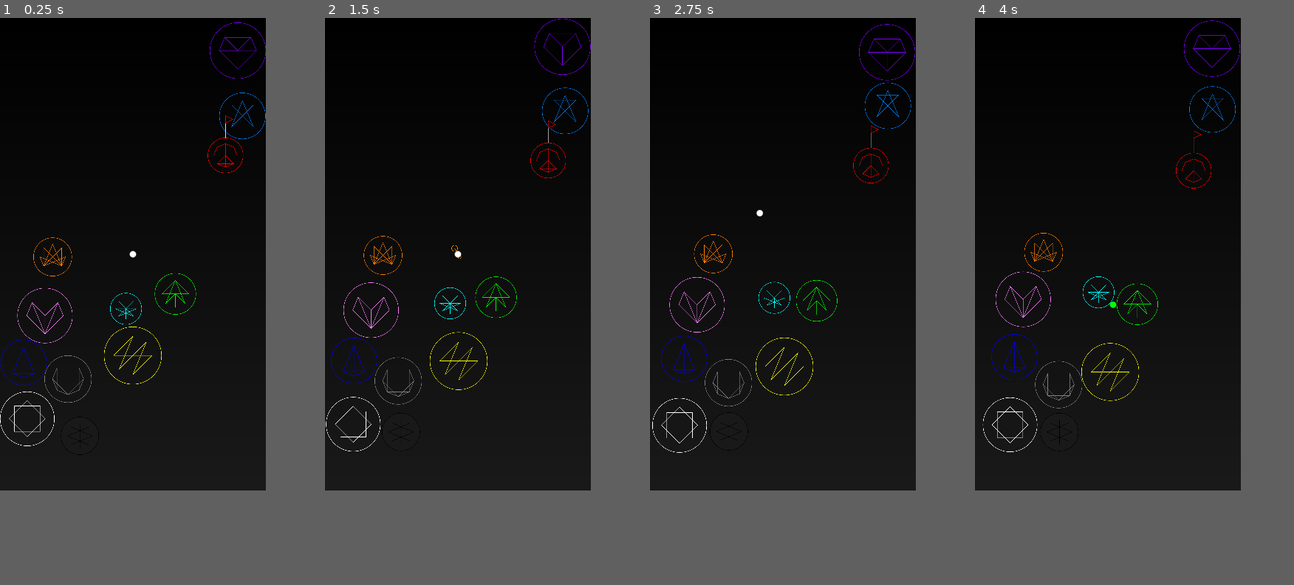
Above: before the commit, frames 1-4 (left to right).
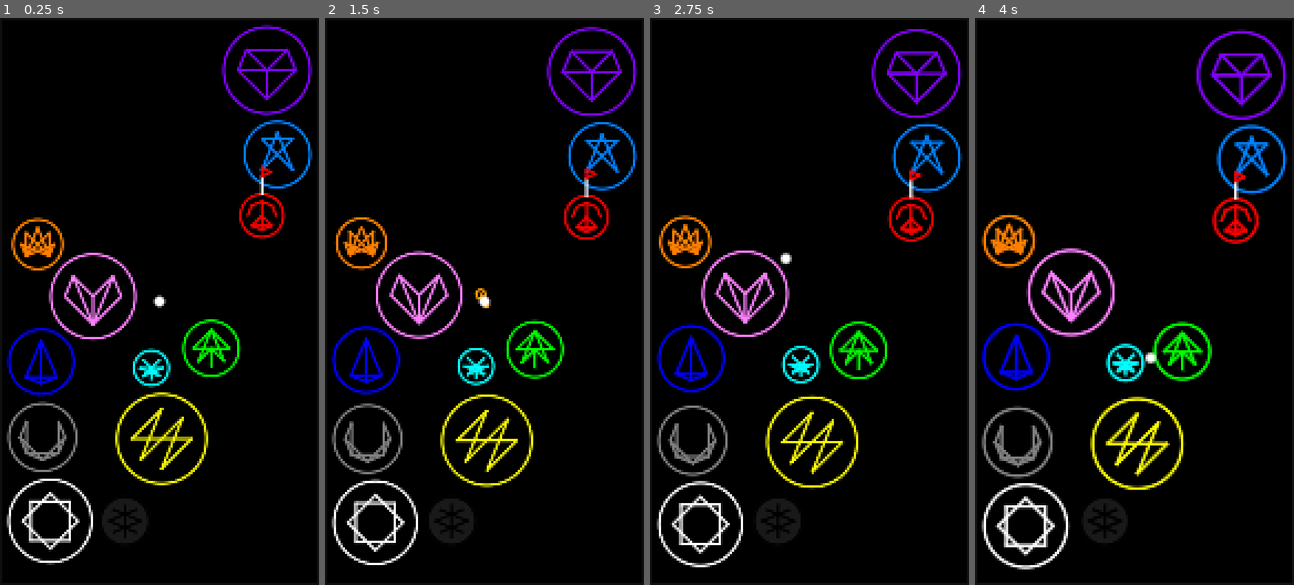
Above: after the commit, the same moments.

Repository: cursebinder22/space-golf-2d
Game: Godot game, scene res://main.tscn
Same seed, same stepped clock (60 frames per second), same inputs: the game is played once before the commit and once after it.
Inputs (mouse positions are in pixels of both pictures, inside the frame that each line leads up to):
- Up to frame 1 (0.25 s): no input
- Up to frame 2 (1.5 s): tap Enter at 0.5 s; move the mouse to (516, 233) at 0.52 s; click (516, 233) at 0.67 s; drag from (404, 278) to (446, 346) at 1.27 s
- Up to frame 3 (2.75 s): move the mouse to (809, 148) at 2.02 s; click (809, 148) at 2.17 s
- Up to frame 4 (4 s): drag from (1096, 346) to (1029, 182) at 2.77 s; move the mouse to (1188, 324) at 3.52 s; click (1188, 324) at 3.67 s
In our replay, the window is 360x640 before the commit and 432x768 after it. These sizes can differ from the game's own. Grey fills any space a smaller window leaves; there, only what the larger window draws over its background counts as a difference.

The runs differ from the first frame. In frame 1, 13% of the frame differs, in the area x 0-98%, y 0-97%; in frame 2, 13%; in frame 3, 13%; in frame 4, 14%, in the area x 0-98%, y 0-98%.

Commit message:
Lower the viewport resolution and add visual line width enhancements
Also updated Godot to 4.7.1.

Diff:
--- a/main.gd
+++ b/main.gd
@@ -5,39 +5,27 @@
 @onready var game_height = ProjectSettings.get_setting("display/window/size/viewport_height")
 @onready var min_game_size = min(game_width, game_height)
 
-# background info
-@onready var background_points = PackedVector2Array([
-	Vector2(0,0),
-	Vector2(game_width,0),
-	Vector2(game_width,game_height),
-	Vector2(0,game_height)
-])
-@onready var background_colors = PackedColorArray([
-	Color(0,0,0),
-	Color(0,0,0),
-	Color(.1,.1,.1),
-	Color(.1,.1,.1)
-])
-
 # friction info
 const high_friction = .2
 const normal_friction = .1
 const low_friction = .01
+
+# planet info
+const drift_speed = .01
+var planets = []
+@onready var total_planets = Element.size()
+
+# meta
+var true_line_width = 1.0
+var line_width = true_line_width
 const anti_alias = true
 
-# planet info
-const drift_speed = .1
-var planets = []
-@onready var line_width = .5
-@onready var total_planets = Element.size()
-
 # ball info
-@onready var normal_ball_radius = 4
 @onready var ball = {
 	'position': Vector2(game_width/2, game_height/2),
 	'speed': 0,
 	'direction': Vector2.ZERO,
-	'radius': normal_ball_radius,
+	'radius': 2,
 	'planet': null,
 	'color': Color.WHITE
 }
@@ -304,12 +292,13 @@
 	]
 }
 
-func draw_flag(scale: float = 5):
+func draw_flag():
+	var draw_scale = 2
 	var base = flag.planet.position
 	base.y -= flag.planet.radius
 	for line in flag.form:
-		var p1 = base + Vector2(line[0][0] * scale, line[0][1] * scale)
-		var p2 = base + Vector2(line[1][0] * scale, line[1][1] * scale)
+		var p1 = base + Vector2(line[0][0] * draw_scale, line[0][1] * draw_scale)
+		var p2 = base + Vector2(line[1][0] * draw_scale, line[1][1] * draw_scale)
 		var c = line[2]
 		draw_line(p1, p2, c, line_width, anti_alias)
 
@@ -642,7 +631,7 @@
 	# generate planets
 	for i in range(total_planets):
 		var element = Element.values()[i]
-		var planet_radius = randf_range(20, 40)
+		var planet_radius = game_width/10 * randf_range(.5, 1.5)
 		var planet_x = randf_range(0, game_width)
 		var planet_y = randf_range(0, game_height)
 		planets.append({
@@ -662,7 +651,9 @@
 				click_start_pos = event.position
 				draw_drag_line = true
 				fade_drag_line = false
+				ball.speed = 0
 			else: # release click
+				line_width *= 2
 				click_end_pos = event.position
 				fade_drag_line = true
 				ball.direction = (-click_end_pos + click_start_pos).normalized()
@@ -672,6 +663,8 @@
 				ball.planet = null
 
 func _process(_delta: float) -> void:
+	line_width = lerp(line_width, true_line_width, .1)
+
 	# for draw function's drag line
 	if Input.is_mouse_button_pressed(MOUSE_BUTTON_LEFT):
 		click_drag_pos = get_global_mouse_position()
@@ -685,38 +678,37 @@
 	for planet in planets:
 		planet.position += drift_speed * planet.direction
 		for other_planet in planets:
-			var dist = planet.position.distance_to(other_planet.position)
-			var min_dist = planet.radius + other_planet.radius + line_width * 2
-
-			if other_planet != planet and dist < min_dist:
-				planet.position = other_planet.position + min_dist * other_planet.position.direction_to(planet.position)
+			var pp_dist = planet.position.distance_to(other_planet.position)
+			var min_pp_dist = planet.radius + other_planet.radius + ball.radius * 2
+
+			if other_planet != planet and pp_dist < min_pp_dist:
+				planet.position = other_planet.position + min_pp_dist * other_planet.position.direction_to(planet.position)
 				planet.direction = other_planet.position.direction_to(planet.position)
 
-				other_planet.position = planet.position + min_dist * planet.position.direction_to(other_planet.position)
+				other_planet.position = planet.position + min_pp_dist * planet.position.direction_to(other_planet.position)
 				other_planet.direction = planet.position.direction_to(other_planet.position)
 
-		if planet.position.x < planet.radius:
+		if planet.position.x < planet.radius + 2 * ball.radius:
 			planet.direction.x *= -1
-			planet.position.x = planet.radius
-
-		elif planet.position.x > game_width - planet.radius:
+			planet.position.x = planet.radius + 2 * ball.radius
+
+		elif planet.position.x > game_width - planet.radius - 2 * ball.radius:
 			planet.direction.x *= -1
-			planet.position.x = game_width - planet.radius
-
-		if planet.position.y < planet.radius:
+			planet.position.x = game_width - planet.radius - 2 * ball.radius
+
+		if planet.position.y < planet.radius + 2 * ball.radius:
 			planet.direction.y *= -1
-			planet.position.y = planet.radius
-
-		elif planet.position.y > game_height - planet.radius:
+			planet.position.y = planet.radius + 2 * ball.radius
+
+		elif planet.position.y > game_height - planet.radius - 2 * ball.radius:
 			planet.direction.y *= -1
-			planet.position.y = game_height - planet.radius
+			planet.position.y = game_height - planet.radius - 2 * ball.radius
 
 		# transfer ownership if ball collision
-		var dist = ball.position.distance_to(planet.position)
-		var min_dist = ball.radius + planet.radius + line_width
-		if dist < min_dist:
+		var bp_dist = ball.position.distance_to(planet.position)
+		var min_bp_dist = ball.radius + planet.radius
+		if bp_dist < min_bp_dist:
 			ball.planet = planet
-			ball.color = elements[ball.planet.element].color
 
 	# ball impact on screen edges
 	var impact = false
@@ -749,7 +741,7 @@
 	# planet-magnetized ball rolling behavior
 	if ball.planet != null:
 		var planet_to_ball_dir = (ball.position - ball.planet.position).normalized()
-		var min_dist = ball.radius + ball.planet.radius + line_width*2
+		var min_dist = ball.radius + ball.planet.radius
 		var tangent = Vector2.from_angle(planet_to_ball_dir.angle() + TAU/4)
 
 		ball.position = ball.planet.position + min_dist * planet_to_ball_dir
@@ -759,8 +751,8 @@
 	# change flag position when ball is nearby
 	var flag_base = flag.planet.position
 	flag_base.y -= flag.planet.radius
-	var dist = flag_base.distance_to(ball.position)
-	if dist < ball.radius * 2:
+	var fb_dist = flag_base.distance_to(ball.position)
+	if fb_dist < ball.radius * 1.1: # works with 1.1 but not 1.0
 		var next_element = order_up(flag.planet.element)
 		for planet in planets:
 			if planet.element == next_element:
@@ -785,12 +777,13 @@
 				draw_line(from_point_pos, to_point_pos, color, pattern_line_width, anti_alias)
 
 func _draw() -> void:
-	draw_polygon(background_points, background_colors)
+	var border = Rect2(Vector2.ZERO, Vector2(game_width, game_height))
+	draw_rect(border, Color(.1,.1,.1), false, line_width, anti_alias)
 
 	for planet in planets:
 		var planet_color = elements[planet.element].color
 		if planet_color == Color.BLACK:
-			draw_circle(planet.position, planet.radius, Color(.1,.1,.1), true, line_width, anti_alias)
+			draw_circle(planet.position, planet.radius, Color(.1,.1,.1), true, -1.0, anti_alias)
 
 		# largest central pattern
 		draw_pattern(planet.position, planet.element, planet.radius * 2/3, planet_color)
--- a/main.tscn
+++ b/main.tscn
@@ -1,6 +1,6 @@
-[gd_scene load_steps=2 format=3 uid="uid://c5x2lxptuktpy"]
+[gd_scene format=3 uid="uid://c5x2lxptuktpy"]
 
 [ext_resource type="Script" uid="uid://c38hga5pe1gmb" path="res://main.gd" id="1_ig7tw"]
 
-[node name="Node2D" type="Node2D"]
+[node name="Node2D" type="Node2D" unique_id=1880160661]
 script = ExtResource("1_ig7tw")
--- a/project.godot
+++ b/project.godot
@@ -16,13 +16,13 @@
 
 config/name="Space Golf 2D"
 run/main_scene="uid://c5x2lxptuktpy"
-config/features=PackedStringArray("4.4", "Mobile")
+config/features=PackedStringArray("4.7", "Mobile")
 run/max_fps=60
 
 [display]
 
-window/size/viewport_width=360
-window/size/viewport_height=640
+window/size/viewport_width=144
+window/size/viewport_height=256
 window/stretch/mode="viewport"
 window/stretch/scale_mode="integer"
 
